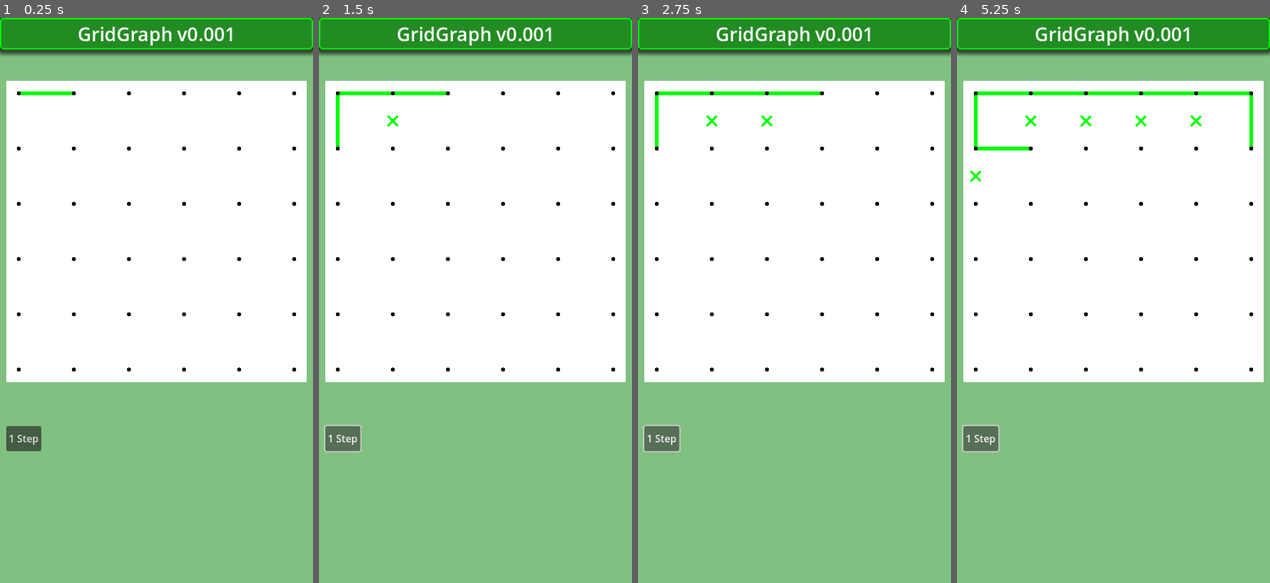
Above: before the commit, frames 1-4 (left to right).
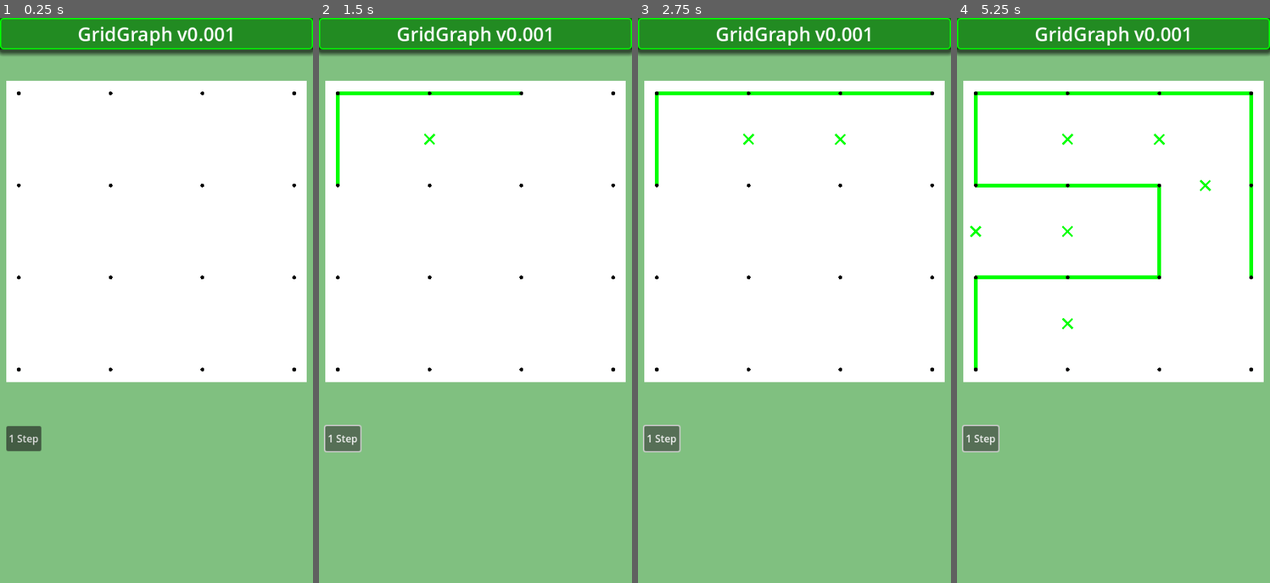
Above: after the commit, the same moments.

Repository: vivisuke/GridGraph
Game: Godot game, scene res://main.tscn
Same seed, same stepped clock (60 frames per second), same inputs: the game is played once before the commit and once after it.
Inputs:
- Up to frame 1 (0.25 s): no input
- Up to frame 2 (1.5 s): click "1 Step" at 0.5 s; click "1 Step" at 1.25 s
- Up to frame 3 (2.75 s): click "1 Step" at 2 s
- Up to frame 4 (5.25 s): tap Enter at 2.75, 4.25 s; tap Space at 3.5, 5 s

The runs differ from the first frame. In frame 1, 0.5% of the frame differs, in the area x 5-95%, y 13-63%; in frame 2, 0.7%; in frame 3, 0.9%; in frame 4, 2.5%, in the area x 4-95%, y 13-63%.

Commit message:
0023 ◎ C 03/22 03/22 0.001│ToDo│バックトラッキングが動作不良 0024 ◎ C 03/22 03/22 0.001│ToDo│上。左方向のみの頂点次数保存 ul_degree[]

Diff:
--- a/GridGraph/scripts/Board.gd
+++ b/GridGraph/scripts/Board.gd
@@ -27,6 +27,7 @@
 var mate = []			# 連結先配列、端点以外は値: 0
 var mate_stack = []		# リンク前値
 var degree = []			# 頂点次数
+var ul_degree = []		# 上・左方向頂点次数
 var lnk_count = []		# セル周囲連結エッジ数
 var ul_count = []		# セル周囲非連結エッジ数
 var dir_order = [LINK_UP, LINK_DOWN, LINK_LEFT, LINK_RIGHT]
@@ -65,6 +66,8 @@
 	for i in range(ARY_SIZE): mate[i] = i		# 非連結
 	degree.resize(ARY_SIZE)
 	degree.fill(0)
+	ul_degree.resize(ARY_SIZE)
+	ul_degree.fill(0)
 	lnk_count.resize(ARY_SIZE)
 	lnk_count.fill(0)
 	ul_count.resize(ARY_SIZE)
@@ -79,6 +82,7 @@
 			clue_num[xyToIX(x, y)] = ANY
 func clear_edges():
 	n_end_pnt = 0
+	mate_stack.clear()
 	for y in range(N_VERT+1):
 		for x in range(N_HORZ):
 			h_link[xyToIX(x, y)] = EMPTY
@@ -86,6 +90,7 @@
 		for x in range(N_HORZ+1):
 			v_link[xyToIX(x, y)] = EMPTY
 	degree.fill(0)
+	ul_degree.fill(0)
 	lnk_count.fill(0)
 	ul_count.fill(0)
 	for i in range(mate.size()):
@@ -111,29 +116,33 @@
 	assert( v_link[xyToIX(0, -1)] == UNLINKED_DTM )
 func make_h_link(ix):
 	h_link[ix] = LINKED
-	degree[ix] += 1
-	degree[ix+1] += 1
+	#degree[ix] += 1
+	#degree[ix+1] += 1
+	ul_degree[ix+1] += 1
 	lnk_count[ix] += 1
 	lnk_count[ix-ARY_WIDTH] += 1
 	connect_edge(ix, ix+1)
 func make_v_link(ix):
 	v_link[ix] = LINKED
-	degree[ix] += 1
-	degree[ix+ARY_WIDTH] += 1
+	#degree[ix] += 1
+	#degree[ix+ARY_WIDTH] += 1
+	ul_degree[ix+ARY_WIDTH] += 1
 	lnk_count[ix] += 1
 	lnk_count[ix-1] += 1
 	connect_edge(ix, ix+ARY_WIDTH)
 func unmake_h_link(ix):			# make_h_link() 処理を戻す
 	h_link[ix] = EMPTY
-	degree[ix] -= 1
-	degree[ix+1] -= 1
+	#degree[ix] -= 1
+	#degree[ix+1] -= 1
+	ul_degree[ix+1] -= 1
 	lnk_count[ix] -= 1
 	lnk_count[ix-ARY_WIDTH] -= 1
 	unconnect_edge(ix, ix+1)
 func unmake_v_link(ix):			# make_v_link() 処理を戻す
 	v_link[ix] = EMPTY
-	degree[ix] -= 1
-	degree[ix+ARY_WIDTH] -= 1
+	#degree[ix] -= 1
+	#degree[ix+ARY_WIDTH] -= 1
+	ul_degree[ix+ARY_WIDTH] -= 1
 	lnk_count[ix] -= 1
 	lnk_count[ix-1] -= 1
 	unconnect_edge(ix, ix+ARY_WIDTH)
@@ -208,7 +217,7 @@
 				finished = true
 				return
 	var ix = xyToIX(sx, sy)
-	if degree[ix] == 0:			# 上・左 両方非接続済みの場合
+	if ul_degree[ix] == 0:			# 上・左 両方非接続済みの場合
 		if fwd:
 			if h_link[ix] == EMPTY:
 				if v_link[ix] == EMPTY:
@@ -223,13 +232,14 @@
 					pass
 		else:	# バックトラッキング中
 			pass
-	elif degree[ix] == 1:			# 上・左 片方のみ接続済みの場合
+	elif ul_degree[ix] == 1:			# 上・左 片方のみ接続済みの場合
 		if fwd:
 			if h_link[ix] == EMPTY:
 				make_h_link(ix)
 				if v_link[ix] == EMPTY:		# 下端でない場合
 					make_v_unlink(ix)
-				if mate[ix] == 0 && mate[ix+1] == 0 && n_end_pnt == 0:
+				if mate[ix] == 0 && mate[ix+1] == 0 && n_end_pnt == 0:	# 閉路
+					print("loop found.")
 					sx += 1
 					fwd = false
 			elif v_link[ix] == EMPTY:
@@ -239,7 +249,7 @@
 		else:
 			if h_link[ix] == LINKED:
 				unmake_h_link(ix)
-				if v_link[ix] == EMPTY:
+				if v_link[ix] != UNLINKED_DTM:
 					make_h_unlink(ix)
 					make_v_link(ix)
 					fwd = true
@@ -248,7 +258,7 @@
 					#fwd = false
 			elif v_link[ix] == LINKED:
 				make_v_unlink(ix)
-	elif degree[ix] == 2:			# 上・左 両方接続済みの場合
+	elif ul_degree[ix] == 2:			# 上・左 両方接続済みの場合
 		if fwd:
 			make_h_unlink(ix)
 			make_v_unlink(ix)
@@ -266,12 +276,12 @@
 		print(txt)
 	print("\n")
 func print_degree():
-	print("vertex degree:")
+	print("vertex ul_degree:")
 	for y in range(N_VERT+1):
 		var txt = ""
 		for x in range(N_HORZ+1):
 			var ix = xyToIX(x, y)
-			txt += "%d " % degree[ix]
+			txt += "%d " % ul_degree[ix]
 		print(txt)
 	print("\n")
 func print_count():
--- a/GridGraph/scripts/main.gd
+++ b/GridGraph/scripts/main.gd
@@ -16,7 +16,7 @@
 
 func _ready():
 	bd = CBoard.new()
-	if true:
+	if false:
 		set_board_size(5)
 		bd.make_h_link(xyToIX(0, 0))
 		bd.make_h_link(xyToIX(1, 0))
@@ -26,16 +26,8 @@
 		bd.print_board()
 		bd.print_mate()
 		#bd.unmake_h_link(xyToIX(0, 0))
-	if false:
+	if true:
 		set_board_size(3)
-		#bd.make_v_link(xyToIX(0, 0))
-		#bd.make_v_link(xyToIX(1, 0))
-		#bd.print_board()
-		#bd.print_degree()
-		#bd.print_count()
-		#bd.print_mate()
-		#bd.make_h_link(xyToIX(0, 0))
-		#bd.make_h_link(xyToIX(0, 1))
 	if false:
 		set_board_size(5)
 		bd.make_h_link(xyToIX(0, 0))
@@ -88,6 +80,9 @@
 func _process(delta):
 	pass
 
+func _input(event):
+	if event is InputEventKey && event.is_pressed():
+		_on_step_1_button_pressed()
 
 func _on_step_1_button_pressed():
 	bd.find_all_loop_SBS()
Not shown, changed: GridGraph.spr
